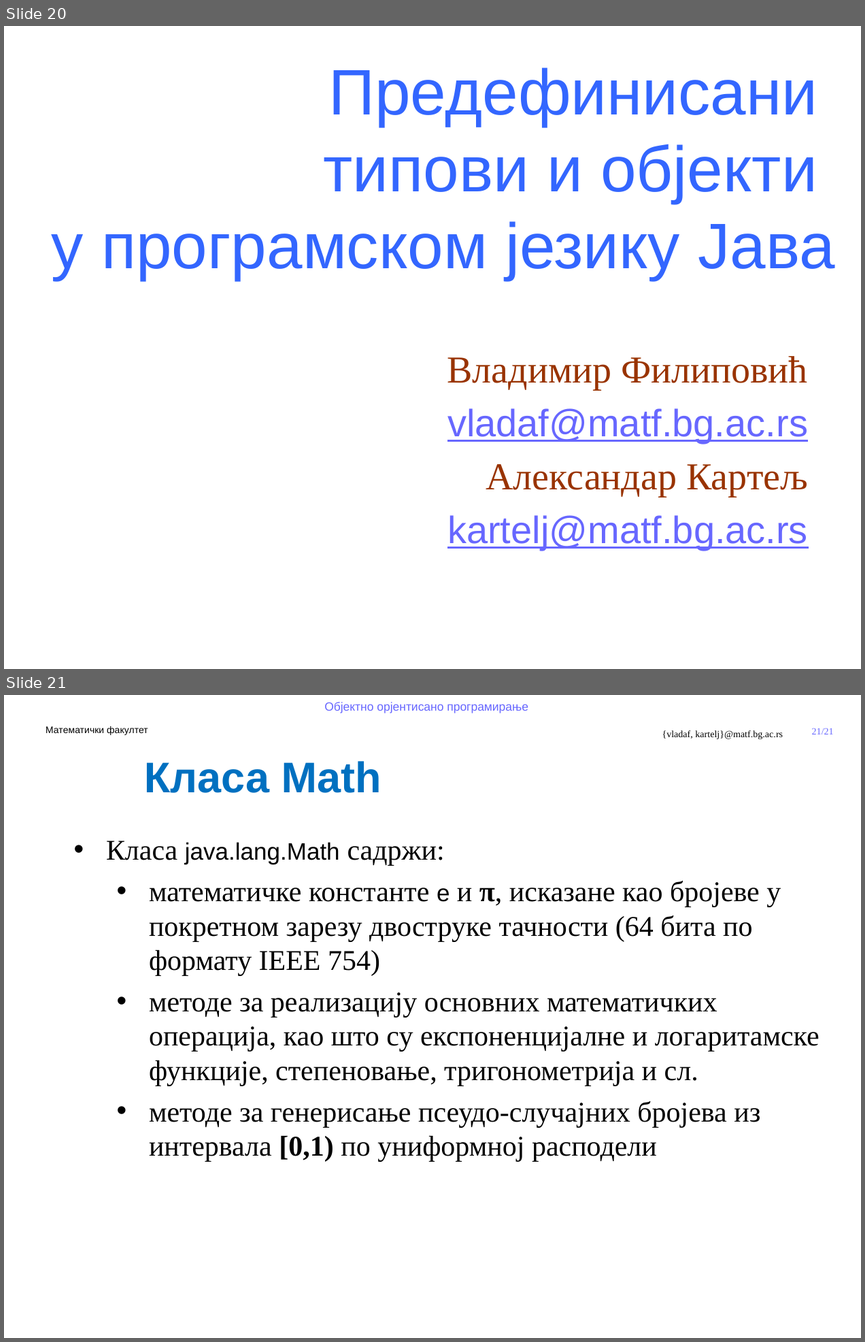
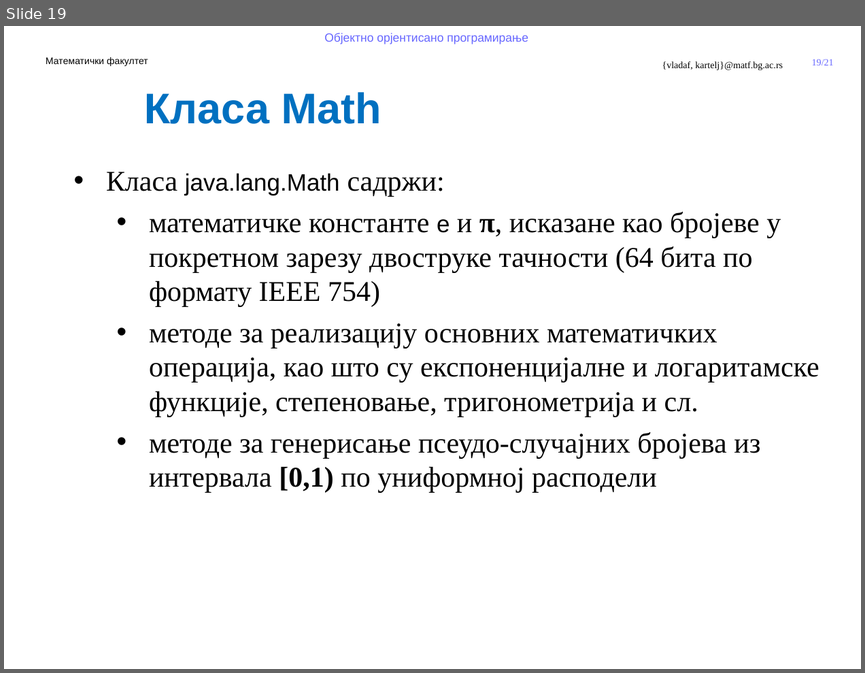
Before and after one commit to MatfOOP/OOP, a slide deck: predavanja/prezentacije/OOP07-1-Predefinisani tipovi u Javi.pptx. Shown one above the other, each under a label of ours: slides 20 and 21 before the commit, slide 19 after it. The pictures are 865x1342 and 865x673 pixels, drawn with LibreOffice and Linux fonts; fonts in the diff are those of the drawing; background and template pictures are left out. Boxes give left, top, right and bottom in pixels: in the first picture for what was removed or moved away, otherwise in the second. Text is boxed around its words. In the diff, an @@ line names an element or a change of style, - is before the commit and + after.

```diff
--- a/predavanja/prezentacije/OOP07-1-Predefinisani tipovi u Javi.pptx
+++ b/predavanja/prezentacije/OOP07-1-Predefinisani tipovi u Javi.pptx
@@ slide 20 removed at box(4, 26, 861, 669), background #FFFFFF @@
@@ title removed at box(52, 67, 834, 280) @@
-Предефинисани
-типови и објекти
-у програмском језику Јава
@@ text removed at box(447, 356, 808, 550) @@
-Владимир Филиповић
-vladaf@matf.bg.ac.rs
-Александар Картељ
-kartelj@matf.bg.ac.rs
@@ what was slide 21 is now slide 19 @@
@@ page number at box(812, 59, 834, 65): text changed @@
-21/21
+19/21
```
Also in this commit, not shown: 2 other slides removed, 8 other files.
